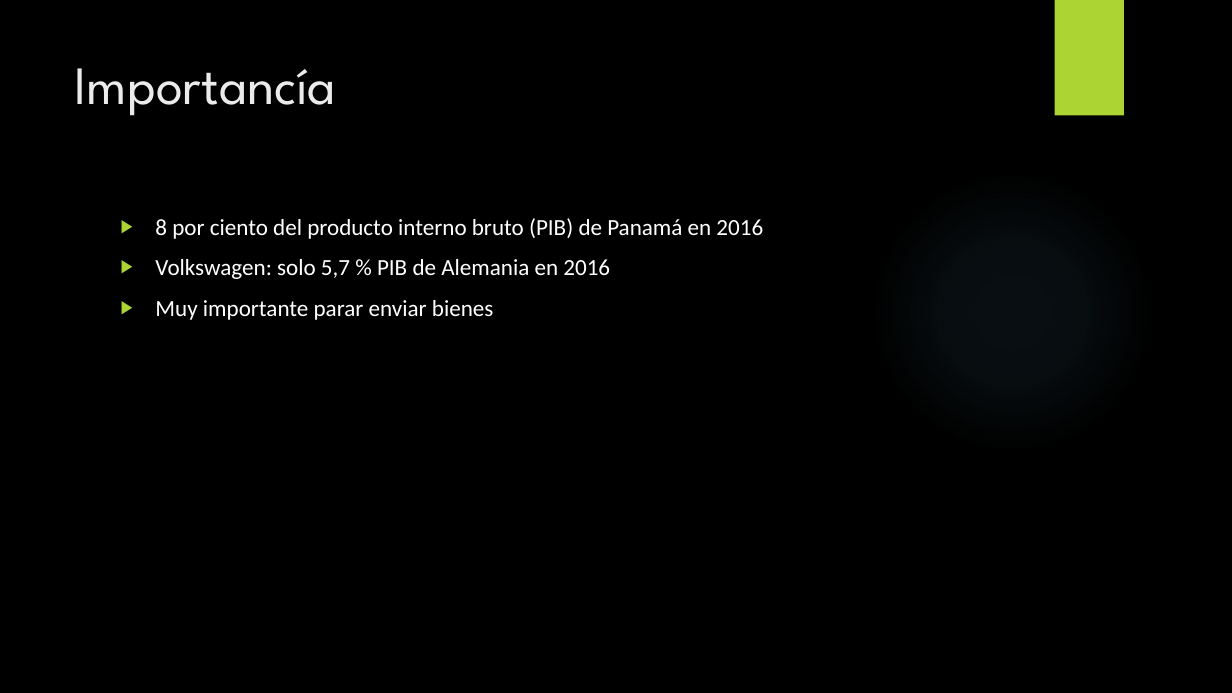
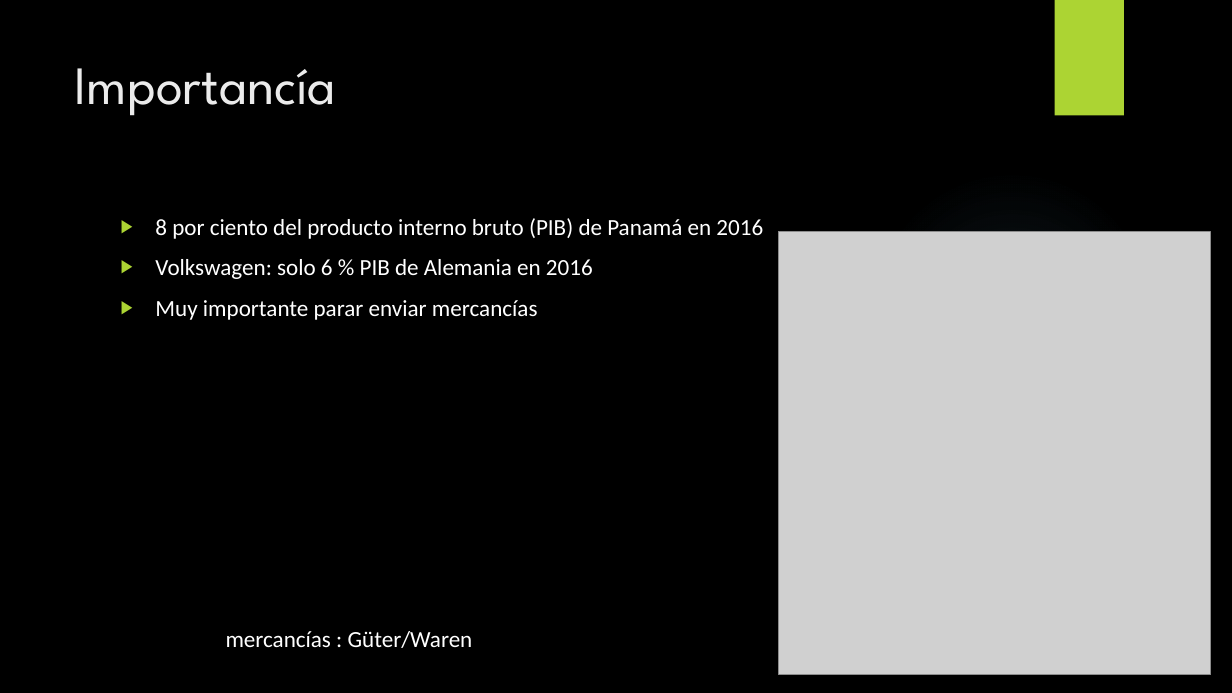
Before and after one commit to JannisLiebscher/studium, a slide deck: slide 10 of Semester 7/Spanisch/Canal de Panmá.pptx. Drawn at 1232x693 pixels with LibreOffice and Linux fonts; fonts in the diff are those of the drawing; grey boxes stand for pictures; background and template pictures are left out. Boxes give left, top, right and bottom in pixels: in the first picture for what was removed or moved away, otherwise in the second. Text is boxed around its words. In the diff, an @@ line names an element or a change of style, - is before the commit and + after.

```diff
--- a/Semester 7/Spanisch/Canal de Panmá.pptx
+++ b/Semester 7/Spanisch/Canal de Panmá.pptx
@@ picture added at (x1=779, y1=232, x2=1211, y2=675) @@
@@ text at (x1=155, y1=259, x2=593, y2=320): text changed @@
-▶ Volkswagen: solo 5,7 % PIB de Alemania en 2016
-▶ Muy importante parar enviar bienes
+▶ Volkswagen: solo 6 % PIB de Alemania en 2016
+▶ Muy importante parar enviar mercancías
@@ text added at (x1=226, y1=631, x2=473, y2=648), 18 pt, text #FFFFFF @@
+mercancías : Güter/Waren
```
Also in this commit, not shown: 10 other slides changed, 1 slide added, 1 slide removed, 4 other files.
